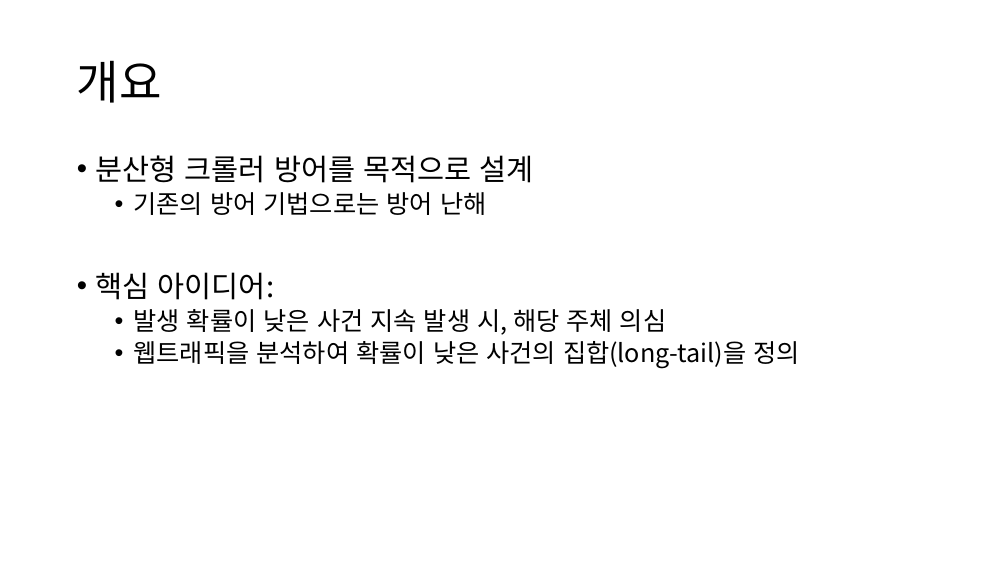
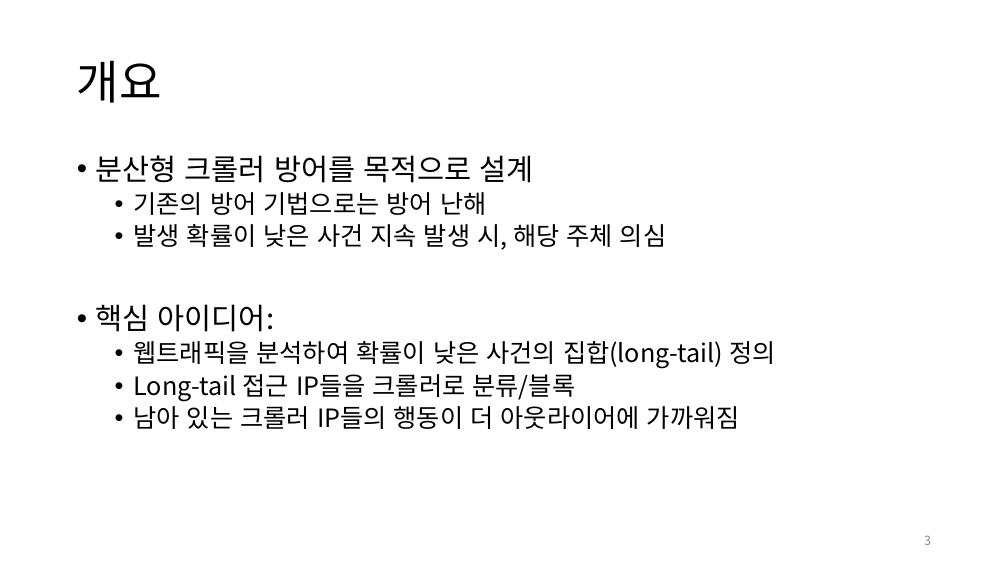
Before and after one commit to diemori/anti-crawler, a slide deck: slide 3 of 30_Presentation/AntiCrawlerLTM_노인우_20180611.pptx. Drawn at 1008x567 pixels with LibreOffice and Linux fonts; fonts in the diff are those of the drawing. Boxes give left, top, right and bottom in pixels: in the first picture for what was removed or moved away, otherwise in the second. Text is boxed around its words. In the diff, an @@ line names an element or a change of style, - is before the commit and + after.

```diff
--- a/30_Presentation/AntiCrawlerLTM_노인우_20180611.pptx
+++ b/30_Presentation/AntiCrawlerLTM_노인우_20180611.pptx
@@ text at <box>134,224,666,250</box>: paragraph added @@
+  • 발생 확률이 낮은 사건 지속 발생 시, 해당 주체 의심
@@ text at <box>134,341,775,429</box>: text changed @@
-  • 발생 확률이 낮은 사건 지속 발생 시, 해당 주체 의심
-  • 웹트래픽을 분석하여 확률이 낮은 사건의 집합(long-tail)을 정의
+  • 웹트래픽을 분석하여 확률이 낮은 사건의 집합(long-tail) 정의
+  • Long-tail 접근 IP들을 크롤러로 분류/블록
+  • 남아 있는 크롤러 IP들의 행동이 더 아웃라이어에 가까워짐
@@ page number added at <box>924,536,931,545</box>, 12 pt, text #8C8C8C @@
+3
```
Also in this commit, not shown: 5 other slides changed, 4 slides added, 1 slide removed, 5 other files.
